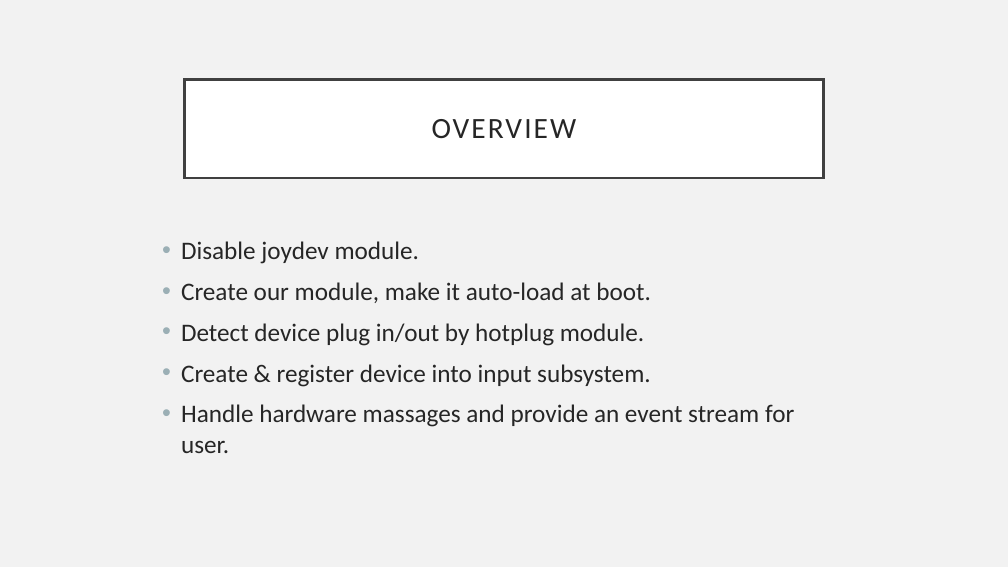
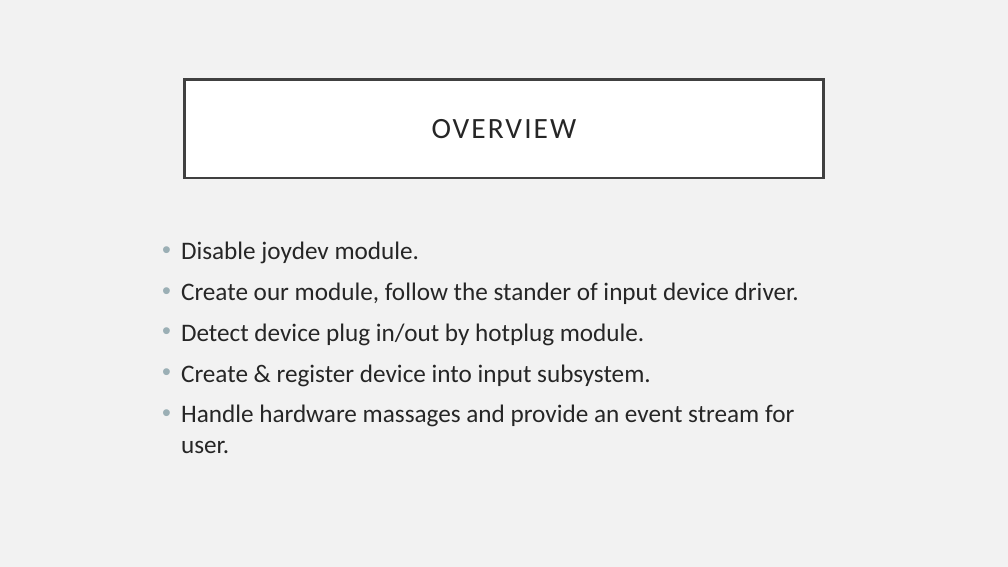
Before and after one commit to Luna1996/Joystick, a slide deck: slide 5 of present.pptx (slide 3 before the commit). Drawn at 1008x567 pixels with LibreOffice and Linux fonts; fonts in the diff are those of the drawing. Boxes give left, top, right and bottom in pixels: in the first picture for what was removed or moved away, otherwise in the second. Text is boxed around its words. In the diff, an @@ line names an element or a change of style, - is before the commit and + after.

```diff
--- a/present.pptx
+++ b/present.pptx
@@ text at bbox=[181, 282, 799, 304]: text changed @@
-• Create our module, make it auto-load at boot.
+• Create our module, follow the stander of input device driver.
```
Also in this commit, not shown: 1 other slide changed, 10 slides added, 2 slides removed, 1 other file.
